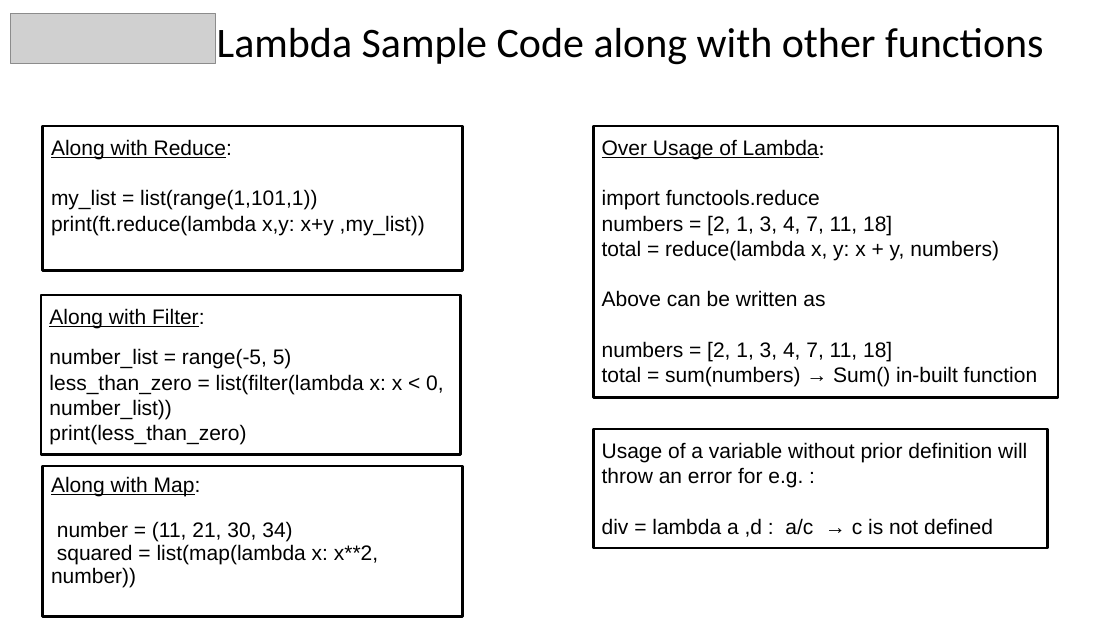
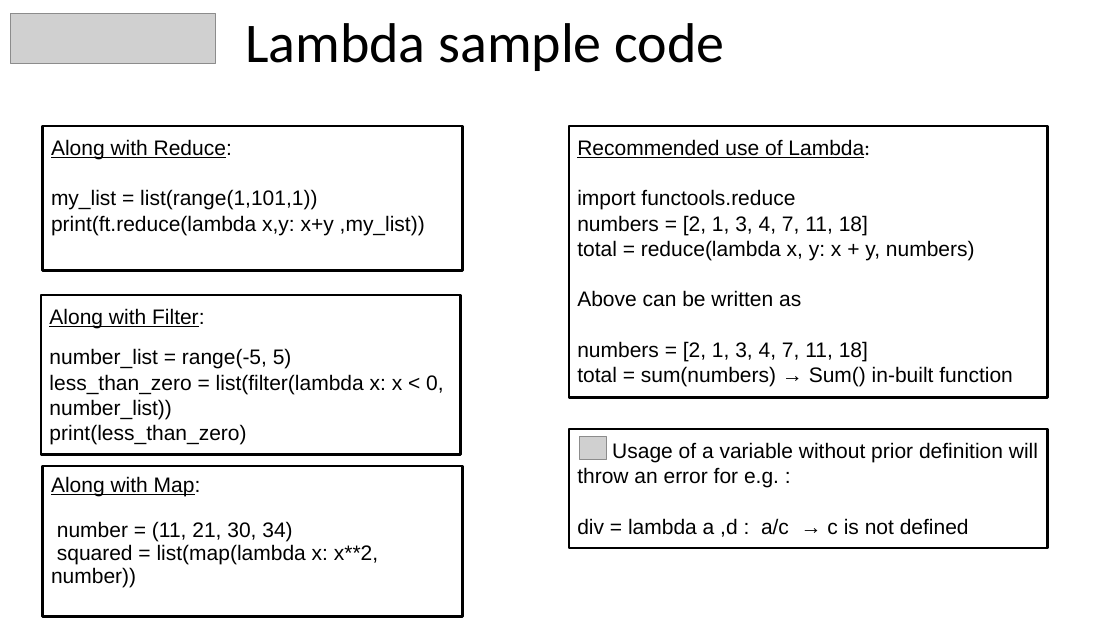
Before and after one commit to meetAmarAtGithub/PES_MTech_Assignments, a slide deck: slide 6 of ITP_Lambda, map, filter, reduce with examples/PDS Presentations.pptx (slide 3 before the commit). Drawn at 1120x630 pixels with LibreOffice and Linux fonts; fonts in the diff are those of the drawing; grey boxes stand for pictures. Boxes give left, top, right and bottom in pixels: in the first picture for what was removed or moved away, otherwise in the second. Text is boxed around its words. In the diff, an @@ line names an element or a change of style, - is before the commit and + after.

Commit message:
PDS Presentation updated

```diff
--- a/ITP_Lambda, map, filter, reduce with examples/PDS Presentations.pptx
+++ b/ITP_Lambda, map, filter, reduce with examples/PDS Presentations.pptx
@@ title at box(245, 23, 724, 71): text changed; size 36 to 48 pt @@
-Lambda Sample Code along with other functions
+Lambda sample code
@@ rectangle "Recommended use of Lambda:": place and size @@
-rectangle "Recommended use of Lambda:" at box(593, 126, 1058, 397)
+rectangle "Recommended use of Lambda:" at box(569, 126, 1048, 397)
@@ text in rectangle at box(577, 139, 870, 158): text changed @@
-Over Usage of Lambda:
+Recommended use of Lambda:
@@ rectangle "Usage of a variable without ...": place and size @@
-rectangle "Usage of a variable without ..." at box(593, 429, 1048, 548)
+rectangle "Usage of a variable without ..." at box(569, 429, 1048, 548)
@@ picture added at box(580, 436, 607, 460) @@
```
Also in this commit, not shown: 6 other slides changed.
